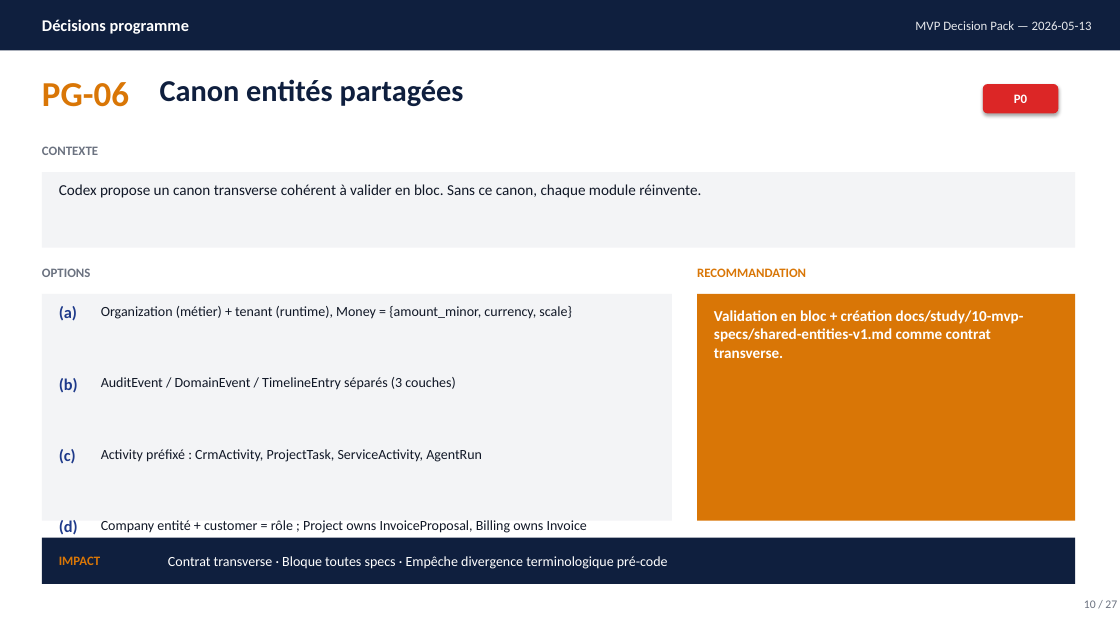
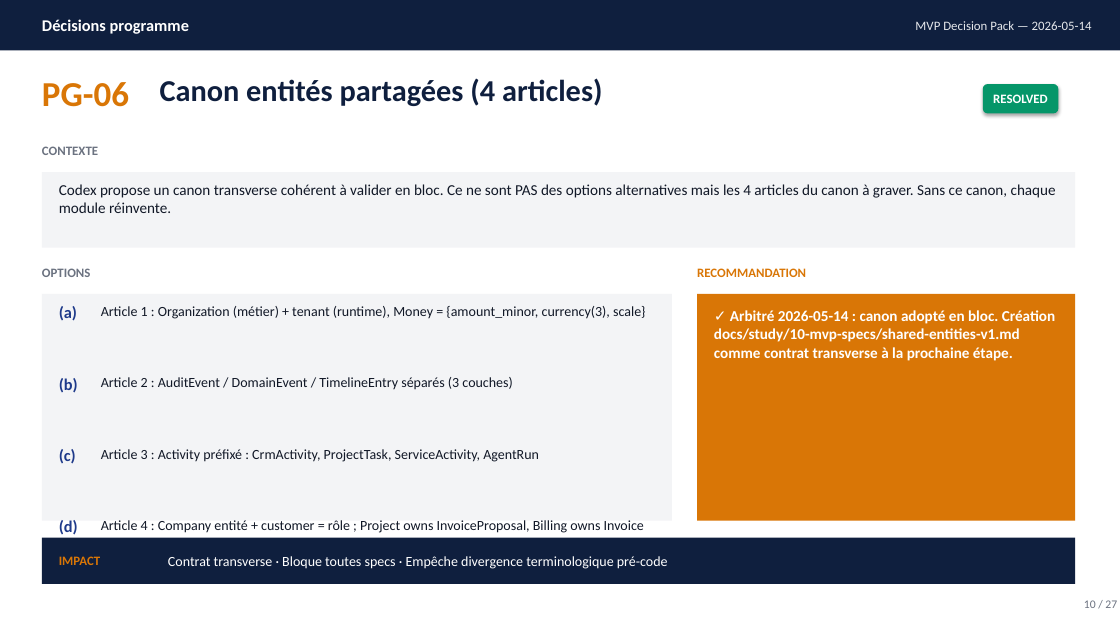
Before and after one commit to rhanka/openerp, a slide deck: slide 10 of docs/study/10-mvp-specs/decision-pack.pptx. Drawn at 1120x630 pixels with LibreOffice and Linux fonts; fonts in the diff are those of the drawing. Boxes give left, top, right and bottom in pixels: in the first picture for what was removed or moved away, otherwise in the second. Text is boxed around its words. In the diff, an @@ line names an element or a change of style, - is before the commit and + after.

Commit message:
Engrave MVP decisions arbitrated 2026-05-14 across 6 specs and decision-pack

```diff
--- a/docs/study/10-mvp-specs/decision-pack.pptx
+++ b/docs/study/10-mvp-specs/decision-pack.pptx
@@ text at [915, 21, 1092, 30]: text changed @@
-MVP Decision Pack — 2026-05-13
+MVP Decision Pack — 2026-05-14
@@ text at [160, 78, 602, 106]: text changed @@
-Canon entités partagées
+Canon entités partagées (4 articles)
@@ rounded rectangle "RESOLVED" at [983, 84, 1059, 113]: fill #DC2626 to #059669 @@
@@ text in rounded rectangle at [993, 94, 1048, 103]: text changed @@
-P0
+RESOLVED
@@ text at [59, 184, 1056, 213]: text changed @@
-Codex propose un canon transverse cohérent à valider en bloc. Sans ce canon, chaque module réinvente.
+Codex propose un canon transverse cohérent à valider en bloc. Ce ne sont PAS des options alternatives mais les 4 articles du canon à graver. Sans ce canon, chaque module réinvente.
@@ text at [101, 306, 646, 319]: text changed @@
-Organization (métier) + tenant (runtime), Money = {amount_minor, currency, scale}
+Article 1 : Organization (métier) + tenant (runtime), Money = {amount_minor, currency(3), scale}
@@ text at [714, 310, 1055, 361]: text changed @@
-Validation en bloc + création docs/study/10-mvp-specs/shared-entities-v1.md comme contrat transverse.
+✓ Arbitré 2026-05-14 : canon adopté en bloc. Création docs/study/10-mvp-specs/shared-entities-v1.md comme contrat transverse à la prochaine étape.
@@ text at [101, 377, 512, 389]: text changed @@
-AuditEvent / DomainEvent / TimelineEntry séparés (3 couches)
+Article 2 : AuditEvent / DomainEvent / TimelineEntry séparés (3 couches)
@@ text at [101, 449, 539, 462]: text changed @@
-Activity préfixé : CrmActivity, ProjectTask, ServiceActivity, AgentRun
+Article 3 : Activity préfixé : CrmActivity, ProjectTask, ServiceActivity, AgentRun
@@ text at [101, 520, 644, 533]: text changed @@
-Company entité + customer = rôle ; Project owns InvoiceProposal, Billing owns Invoice
+Article 4 : Company entité + customer = rôle ; Project owns InvoiceProposal, Billing owns Invoice
```
Also in this commit, not shown: 25 other slides changed, 8 other files.
